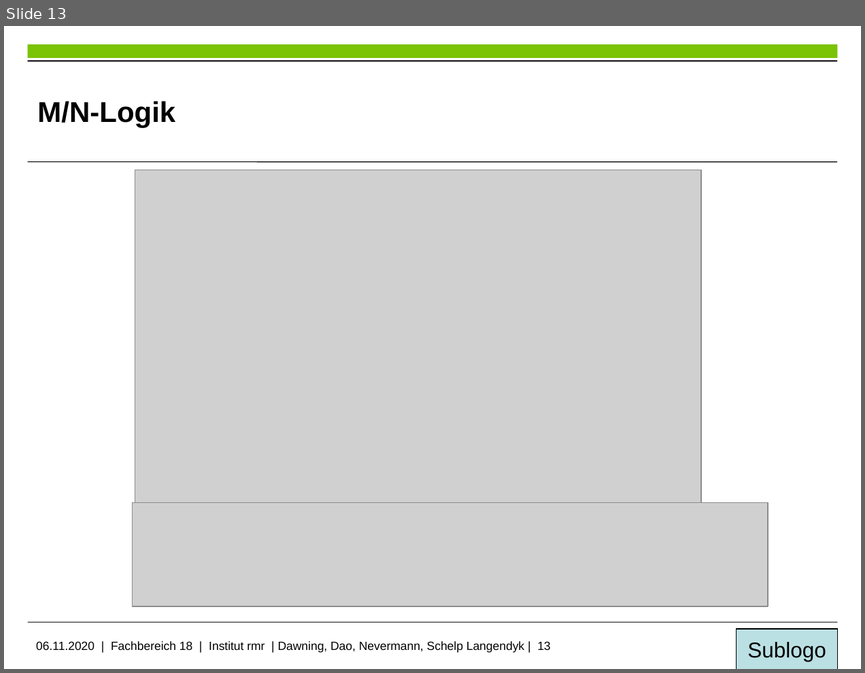
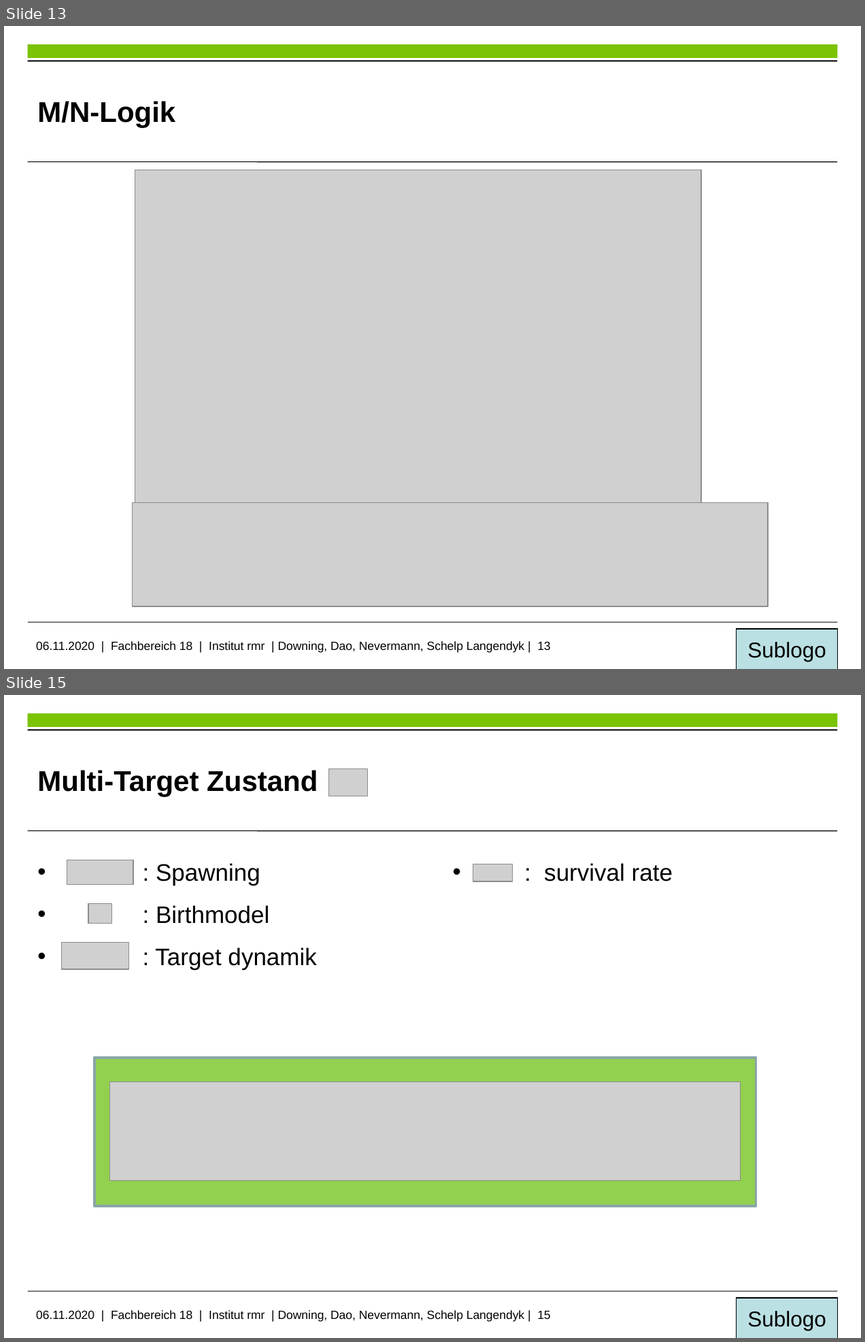
Before and after one commit to PercyDwn/MaritimeHindernisse, a slide deck: Präsentation ProSeminar SoSe20/Hinderniserfassung in maritimer Umgebung.pptx. Shown one above the other, each under a label of ours: slide 13 before the commit, slides 13 and 15 after it; the slides between them are not shown. The pictures are 865x673 and 865x1342 pixels, drawn with LibreOffice and Linux fonts; fonts in the diff are those of the drawing; grey boxes stand for pictures; background and template pictures are left out. Boxes give left, top, right and bottom in pixels: in the first picture for what was removed or moved away, otherwise in the second. Text is boxed around its words. In the diff, an @@ line names an element or a change of style, - is before the commit and + after.

```diff
--- a/Präsentation ProSeminar SoSe20/Hinderniserfassung in maritimer Umgebung.pptx
+++ b/Präsentation ProSeminar SoSe20/Hinderniserfassung in maritimer Umgebung.pptx
@@ slide 15 added at [4, 695, 861, 1338], background #FFFFFF; not listed: 6 template elements that a slide beside it also shows @@
@@ title added at [37, 770, 317, 797], 24 pt, text #000000, bold @@
+Multi-Target Zustand
@@ picture added at [329, 768, 367, 796] @@
@@ picture added at [67, 860, 133, 884] @@
@@ text added at [155, 863, 316, 970], 20 pt, text #000000 @@
+• : Spawning
+• : Birthmodel
+  • : Target dynamik
@@ picture added at [473, 864, 512, 881] @@
@@ text added at [544, 863, 672, 881], 20 pt, text #000000 @@
+• : survival rate
@@ picture added at [89, 903, 112, 923] @@
@@ picture added at [61, 942, 129, 969] @@
@@ rectangle added at [95, 1057, 756, 1206], fill #92D050, outline #8AA6A8 2 pt @@
@@ picture added at [110, 1081, 741, 1180] @@
@@ slide 13 changed as well @@
@@ text at [36, 641, 550, 652]: text changed @@
-06.11.2020 | Fachbereich 18 | Institut rmr | Dawning, Dao, Nevermann, Schelp Langendyk | 13
+06.11.2020 | Fachbereich 18 | Institut rmr | Downing, Dao, Nevermann, Schelp Langendyk | 13
```
Also in this commit, not shown: 13 other slides changed, 22 other slides added, 1 slide removed, 3 other files.
